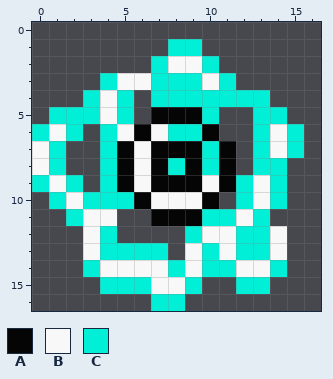
A pixel-art sprite gets an edit: sprites/images/sprJumpSpikeB_1.png. Above, as it was before the edit.
The file is 17x17 pixels.
Palette (. is transparent): A #050505  B #f8f8f8  C #00efd6
Pixels before, first column x 0:
 1 ........CC......
 2 .......CBBC.....
 3 ....CBBCCCBC....
 4 ...CBC.CCCCCCC..
 5 .CCCBC.AAAC..CC.
 6 CBC.CBABCCA..CBC
 7 BC..CABAAACA.CBC
 8 BC..CABACACA.CC.
 9 CBC.CABAAABACBC.
10 .CBCCCABBBA.CBC.
11 ..CBB..AAACCBC..
12 ...BC....CBBCCB.
13 ...BCCCC.BCBCCB.
14 ...CBBBBCBCCBBC.
15 ....CCCBBC..CC..
16 .......CC.......
Once edited:
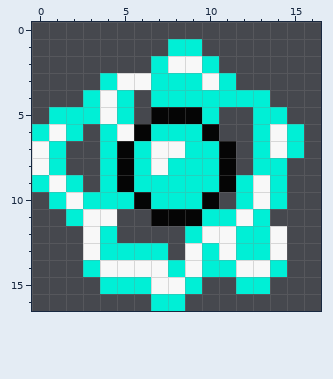
From old to new:
Colour B replaces colour A in row 7 at x 7 to 8; in row 8 at x 7.
Colour C replaces colour A in rows 7 to 8 at x 9; in row 9 at x 7 to 9.
Colour C replaces colour B in row 6 at x 7; in rows 7 to 8 at x 6; in row 9 at x 6 and 10; in row 10 at x 7 to 9.
